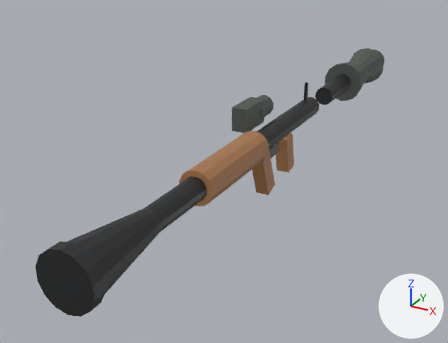
What one commit did to the Blender file tools/blend/rpg97.blend.
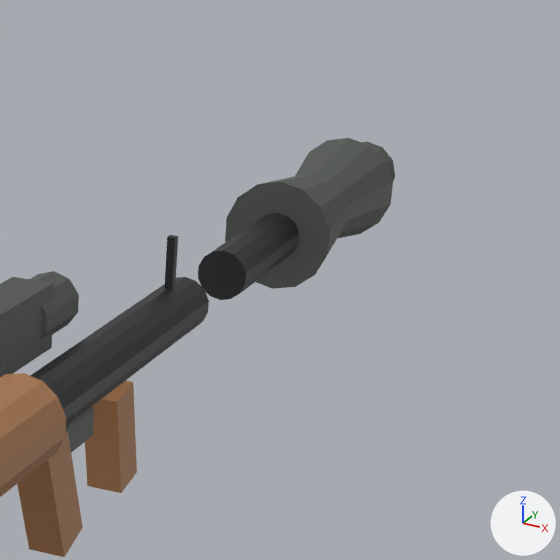
Each version is shown whole from a 50 mm lens placed at (0.45, -0.468, 0.403), pointed at (-0.121, 0.57, -0.116), then close up on the part from 55% to 99% of the width and 0% to 57% of the height. The axes (+X, +Y, +Z) are drawn at lower right. The lights are the same throughout. The last two pictures show the newer version.

Objects in the first close-up: 'rpg'.
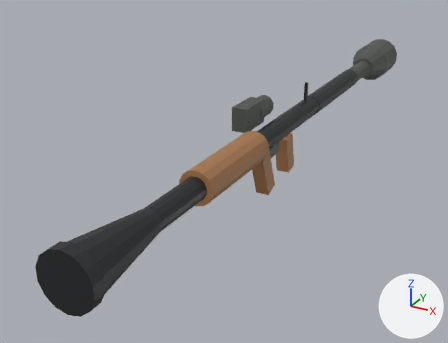
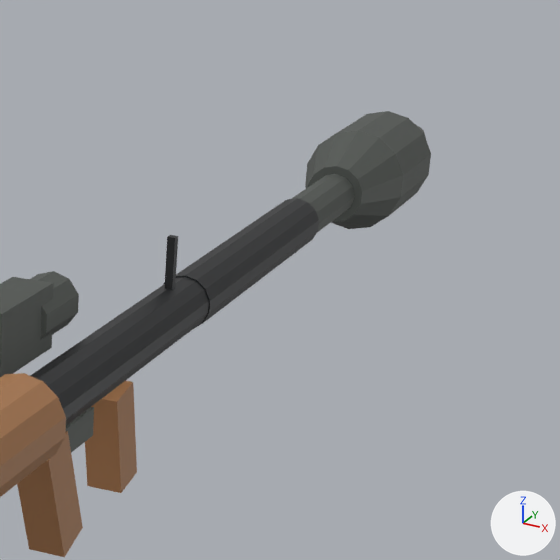
Commit message: The RPG's round was floating in front of its tube

Boxes (x1, y1, x2, y2) around the edits, measured in the close-ups (560 x 560 px; the box of a moved part takes in the faces that stretch with it):
'rpg', reshaped
    before: (0, 138, 395, 557)
    after: (0, 111, 431, 557)
part 1 of me_cylinder_002, moved or reshaped
    before: (198, 138, 367, 300)
    after: (163, 111, 423, 328)

The change, as a list of edits to the scene's bpy script:
```text
Change me_cylinder_002:
    used by ob_rpg; location = (0.0, 0.0, 0.0)
    remove me_cylinder_002.from_pydata(...)  # 280 vertices, 168 faces; spans x -0.061..0.045, y -0.03..1.195, z -0.11..0.058
    add me_cylinder_002.from_pydata(...)  # 308 vertices, 184 faces; spans x -0.061..0.046, y -0.03..1.385, z -0.11..0.058
    me_cylinder_002 part 1
    11 faces are deleted
    5 vertices in x -0.016..0.016, y 0.95, z 0.012..0.02 move by (0.0, 0.04, 0.001)
    5 vertices in x -0.016..0.016, y 0.81, z 0.012..0.02 move by (0.0, -0.08, 0.001)
    5 vertices in x -0.016..0.016, y 0.95, z -0.02..-0.012 move by (0.0, 0.04, -0.001)
    5 vertices in x -0.016..0.016, y 0.81, z -0.02..-0.012 move by (0.0, -0.08, -0.001)
    88 vertices move from x -0.045..0.045, y 0.81..1.195, z -0.046..0.046 to x -0.046..0.046, y 0.73..1.26, z -0.047..0.047
    11 new faces join them, mat_dark (dark grey #595d59)
    other edits to the shape of me_cylinder_002 do not show in these pictures
```
